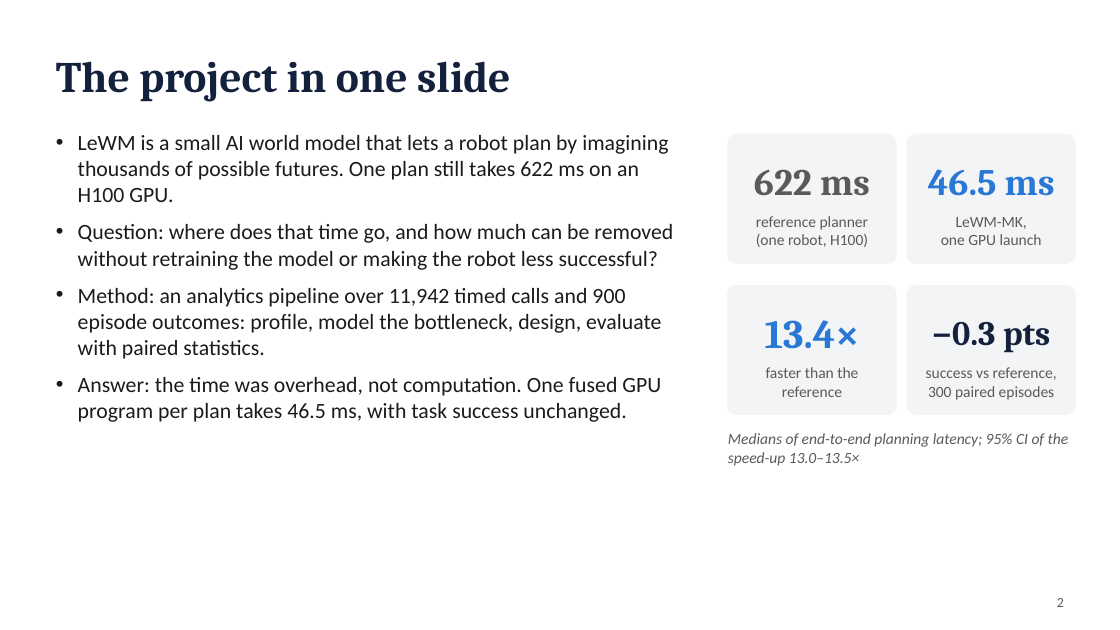
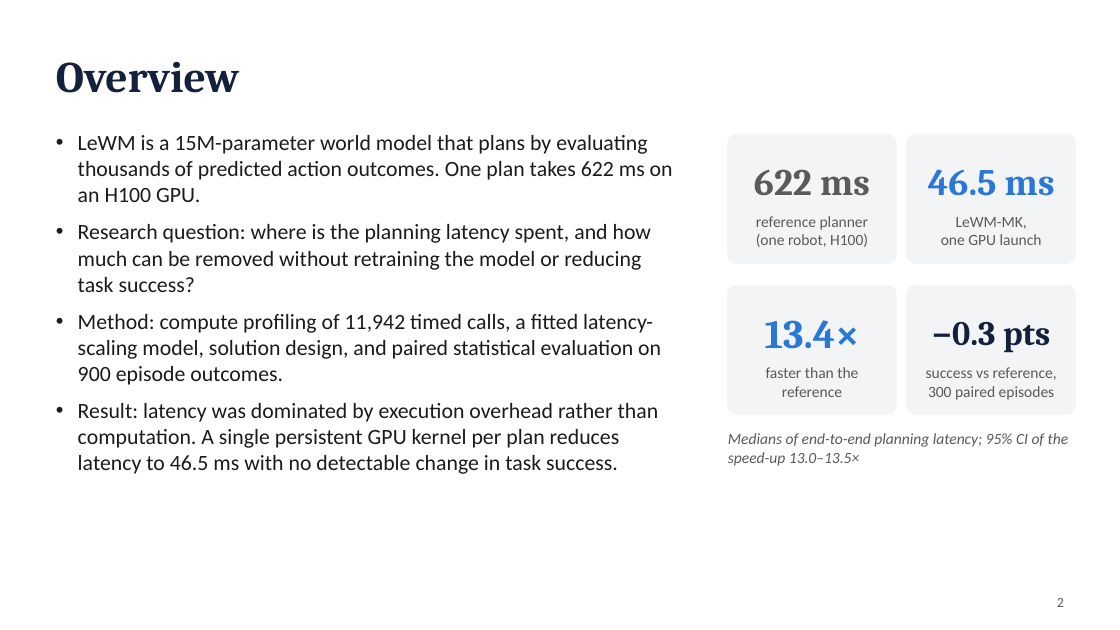
Before and after one commit to antoinenguyen27/lewm-flash, a slide deck: slide 2 of docs/paper/presentation.pptx. Drawn at 1120x630 pixels with LibreOffice and Linux fonts; fonts in the diff are those of the drawing. Boxes give left, top, right and bottom in pixels: in the first picture for what was removed or moved away, otherwise in the second. Text is boxed around its words. In the diff, an @@ line names an element or a change of style, - is before the commit and + after.

```diff
--- a/docs/paper/presentation.pptx
+++ b/docs/paper/presentation.pptx
@@ text at (56,62,239,93): text changed @@
-The project in one slide
+Overview
@@ text at (78,135,673,474): text changed @@
-• LeWM is a small AI world model that lets a robot plan by imagining thousands of possible futures. One plan still takes 622 ms on an H100 GPU.
-• Question: where does that time go, and how much can be removed without retraining the model or making the robot less successful?
-• Method: an analytics pipeline over 11,942 timed calls and 900 episode outcomes: profile, model the bottleneck, design, evaluate with paired statistics.
-• Answer: the time was overhead, not computation. One fused GPU program per plan takes 46.5 ms, with task success unchanged.
+• LeWM is a 15M-parameter world model that plans by evaluating thousands of predicted action outcomes. One plan takes 622 ms on an H100 GPU.
+• Research question: where is the planning latency spent, and how much can be removed without retraining the model or reducing task success?
+• Method: compute profiling of 11,942 timed calls, a fitted latency-scaling model, solution design, and paired statistical evaluation on 900 episode outcomes.
+• Result: latency was dominated by execution overhead rather than computation. A single persistent GPU kernel per plan reduces latency to 46.5 ms with no detectable change in task success.
```
Also in this commit, not shown: 11 other slides changed, 2 other files.
